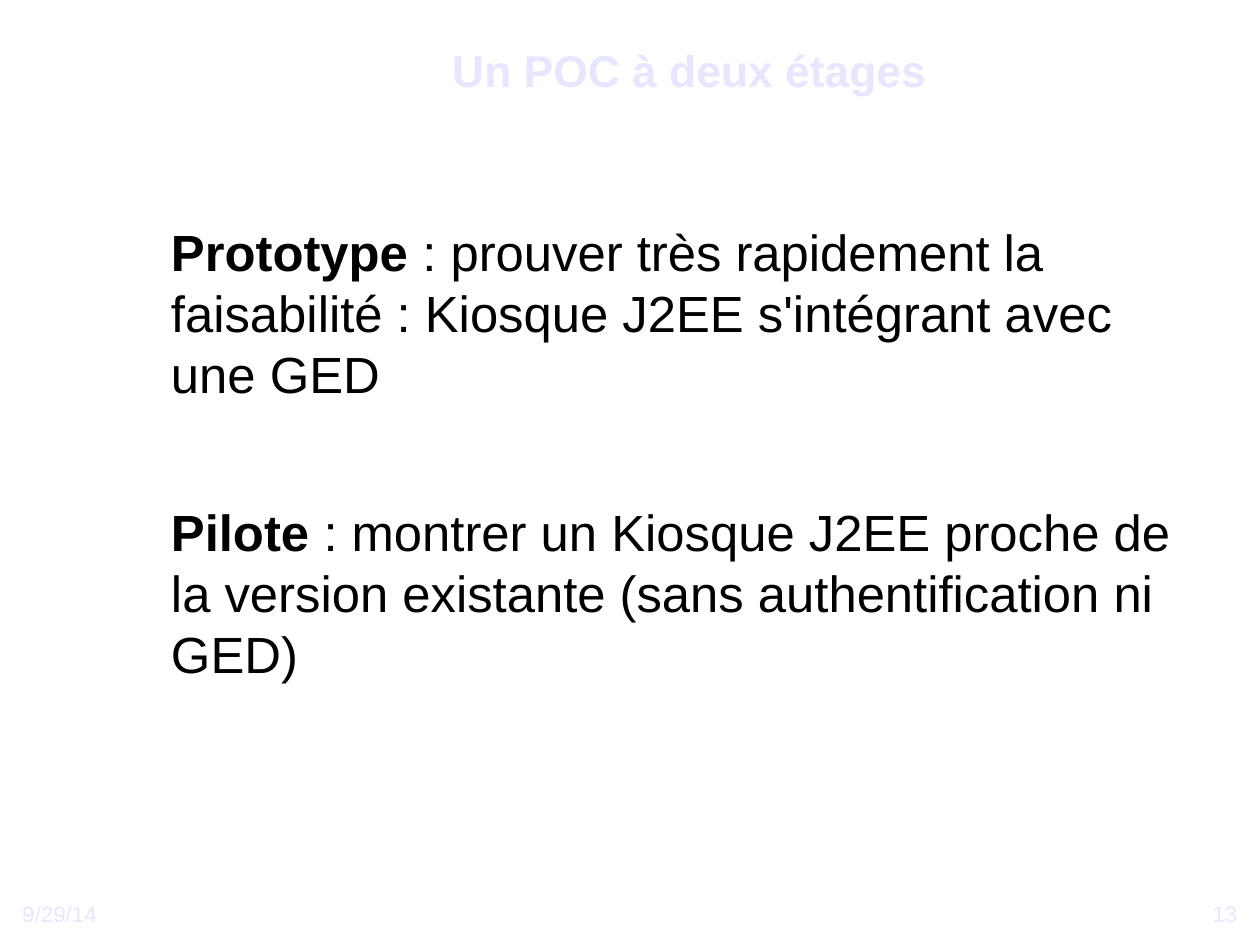
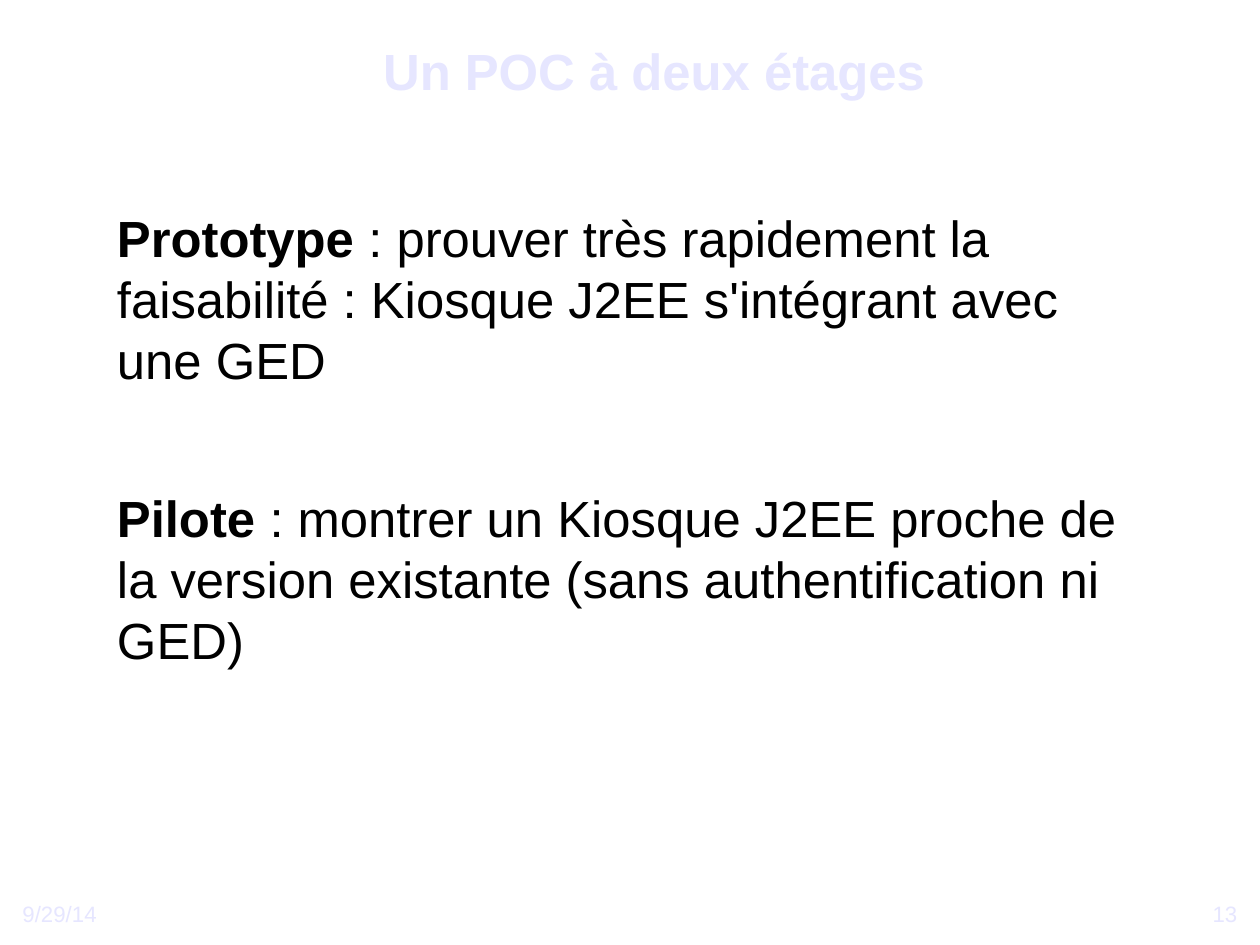
Before and after one commit to DSI-Ville-Noumea/sirh-kiosque-j2ee-old, a slide deck: slide 13 of src/site/resources/Vers_un_Kiosque_RH_J2EE.odp. Drawn at 1260x945 pixels with LibreOffice and Linux fonts; fonts in the diff are those of the drawing; background and template pictures are left out. Boxes give left, top, right and bottom in pixels: in the first picture for what was removed or moved away, otherwise in the second. Text is boxed around its words. In the diff, an @@ line names an element or a change of style, - is before the commit and + after.

```diff
--- a/src/site/resources/Vers_un_Kiosque_RH_J2EE.odp
+++ b/src/site/resources/Vers_un_Kiosque_RH_J2EE.odp
@@ title "Un POC à deux étages" at <box>11,14,926,126</box>: size 28 to 32 pt @@
@@ text "Prototype : prouver très rapidement ...": place and size @@
-text "Prototype : prouver très rapidement ..." at <box>171,233,1170,684</box>
+text "Prototype : prouver très rapidement ..." at <box>117,219,1116,669</box>
@@ text "Prototype : prouver très rapidement ..." at <box>117,219,1116,669</box>: bullet − to ● @@
```
Also in this commit, not shown: 27 other slides changed, 1 slide removed.
